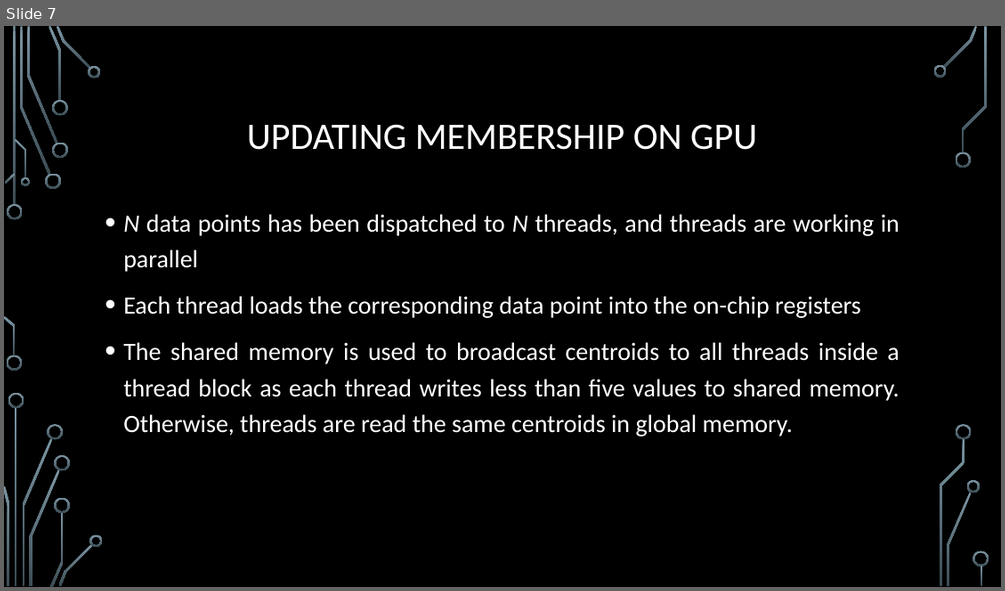
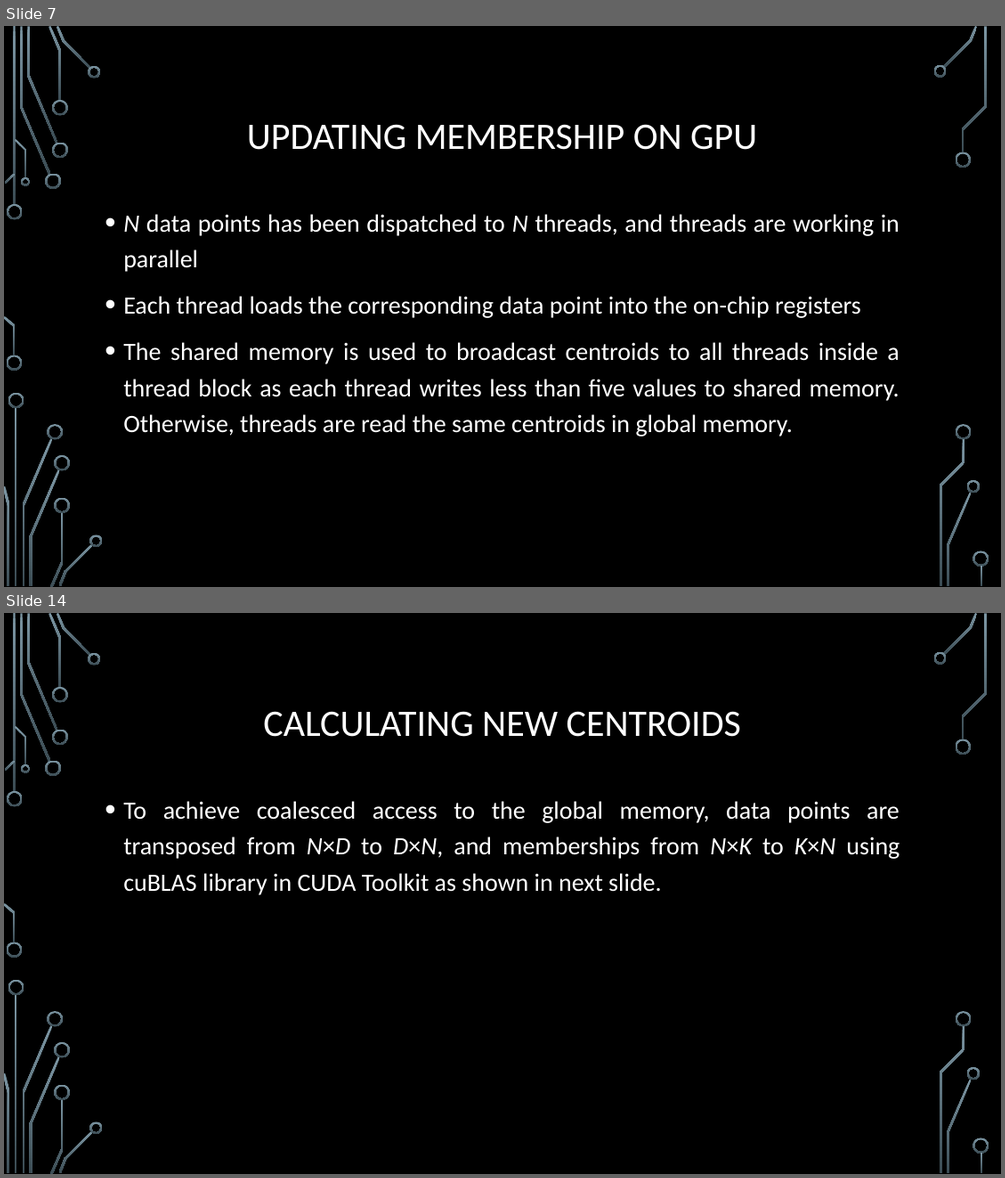
Before and after one commit to trungvdhp/master-ntou, a slide deck: ImageProcessing/Speeding up GFKM.pptx. Shown one above the other, each under a label of ours: slide 7 before the commit, slides 7 and 14 after it; the slides between them are not shown. The pictures are 1005x591 and 1005x1178 pixels, drawn with LibreOffice and Linux fonts; fonts in the diff are those of the drawing; background and template pictures are left out. Boxes give left, top, right and bottom in pixels: in the first picture for what was removed or moved away, otherwise in the second. Text is boxed around its words. In the diff, an @@ line names an element or a change of style, - is before the commit and + after.

```diff
--- a/ImageProcessing/Speeding up GFKM.pptx
+++ b/ImageProcessing/Speeding up GFKM.pptx
@@ slide 14 added at (4,613,1001,1174), background picture (left out); not listed: 36 template elements that a slide beside it also shows @@
@@ title added at (263,711,741,737), 36 pt, text #FFFFFF @@
+CALCULATING NEW CENTROIDS
@@ text added at (123,801,899,895), 24 pt, text #FFFFFF @@
+• To achieve coalesced access to the global memory, data points are transposed from N×D to D×N, and memberships from N×K to K×N using cuBLAS library in CUDA Toolkit as shown in next slide.
```
Also in this commit, not shown: 4 slides changed, 5 other slides added, 1 other file.
